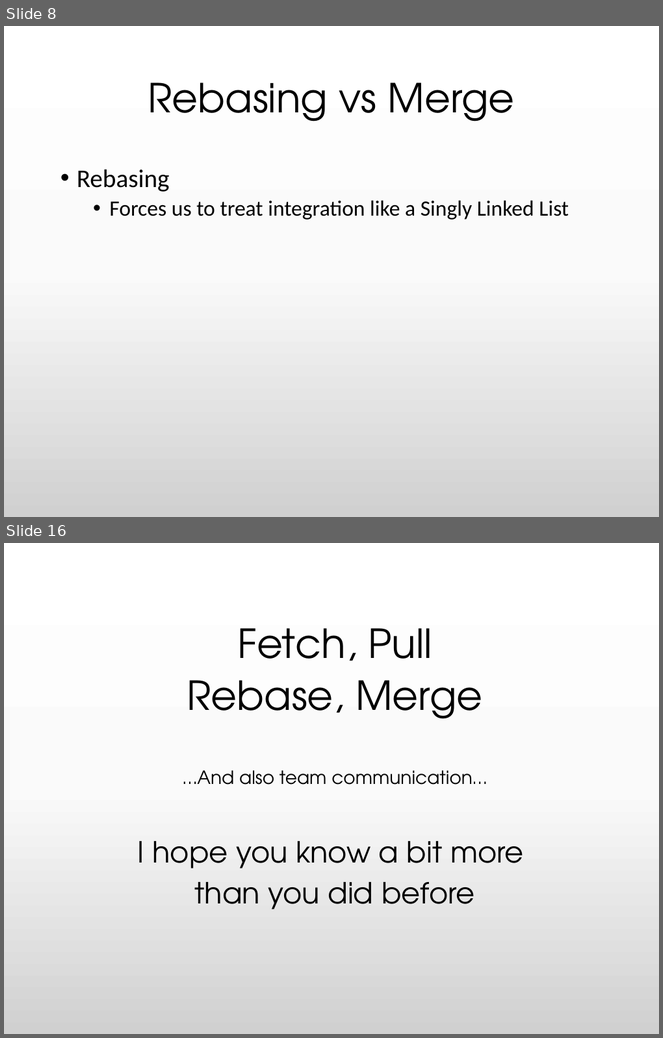
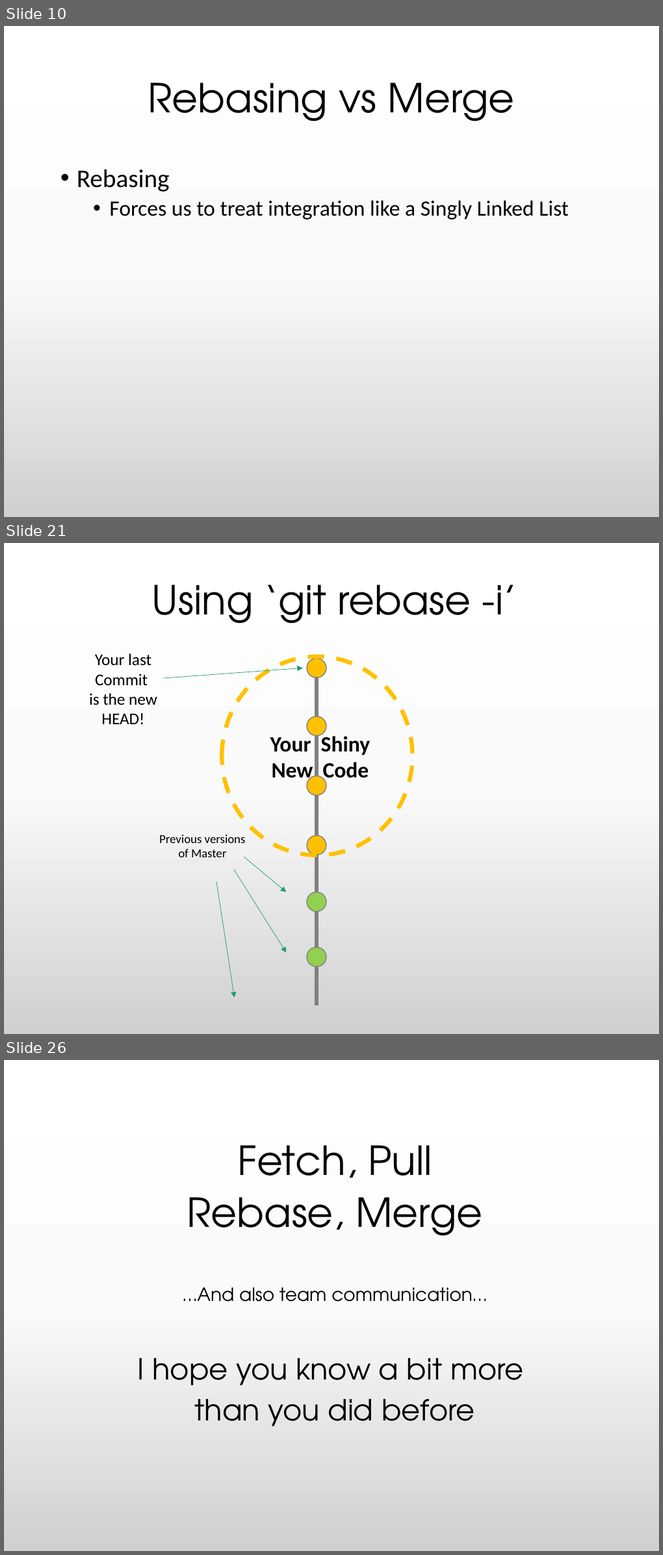
Before and after one commit to BLaurenB/rebase-merge-fetch-pull, a slide deck: Git--5minForRailsConf.pptx. Shown one above the other, each under a label of ours: slides 8 and 16 before the commit, slides 10, 21 and 26 after it; the slides between them are not shown. The pictures are 663x1038 and 663x1555 pixels, drawn with LibreOffice and Linux fonts; fonts in the diff are those of the drawing. Boxes give left, top, right and bottom in pixels: in the first picture for what was removed or moved away, otherwise in the second. Text is boxed around its words. In the diff, an @@ line names an element or a change of style, - is before the commit and + after.

```diff
--- a/Git--5minForRailsConf.pptx
+++ b/Git--5minForRailsConf.pptx
@@ slide 21 added at [4,543,659,1034], background gradient #FFFFFF to #FBFBFB to #D1D1D1 @@
@@ title added at [152,585,518,624], 44 pt, text #000000 @@
+Using ‘git rebase -i’
@@ text added at [89,653,157,724], 18 pt, text #000000 @@
+Your last Commit
+is the new HEAD!
@@ ellipse added at [222,656,413,856], outline #FFC000 4.5 pt dashed @@
@@ ellipse added at [307,658,326,678], fill #FFC000, outline #808080 1 pt @@
@@ arrow added from (164, 678) to (303, 668), #1D9A78 0.5 pt @@
@@ line added from (317, 678) to (317, 717), #808080 4.5 pt @@
@@ ellipse added at [307,717,326,736], fill #FFC000, outline #808080 1 pt @@
@@ text added at [270,733,370,783], 24 pt, text #000000, bold @@
+Your Shiny New Code
@@ line added from (317, 735) to (317, 776), #808080 4.5 pt @@
@@ ellipse added at [307,776,326,796], fill #FFC000, outline #808080 1 pt @@
@@ line added from (317, 795) to (317, 836), #808080 4.5 pt @@
@@ text added at [159,835,246,858], 13.5 pt, text #000000 @@
+Previous versions of Master
@@ ellipse added at [307,836,326,856], fill #FFC000, outline #808080 1 pt @@
@@ arrow added from (234, 870) to (286, 953), #1D9A78 0.5 pt @@
@@ arrow added from (244, 857) to (286, 892), #1D9A78 0.5 pt @@
@@ line added from (317, 855) to (317, 892), #808080 4.5 pt @@
@@ arrow added from (217, 882) to (235, 998), #1D9A78 0.5 pt @@
@@ ellipse added at [307,892,326,912], fill #92D050, outline #808080 1 pt @@
@@ line added from (317, 912) to (317, 947), #808080 4.5 pt @@
@@ ellipse added at [307,947,326,967], fill #92D050, outline #808080 1 pt @@
@@ line added from (317, 967) to (317, 1006), #808080 4.5 pt @@
@@ what was slide 8 is now slide 10 @@
@@ what was slide 16 is now slide 26 @@
```
Also in this commit, not shown: 3 slides changed, 15 other slides added, 5 slides removed, 1 other file.
